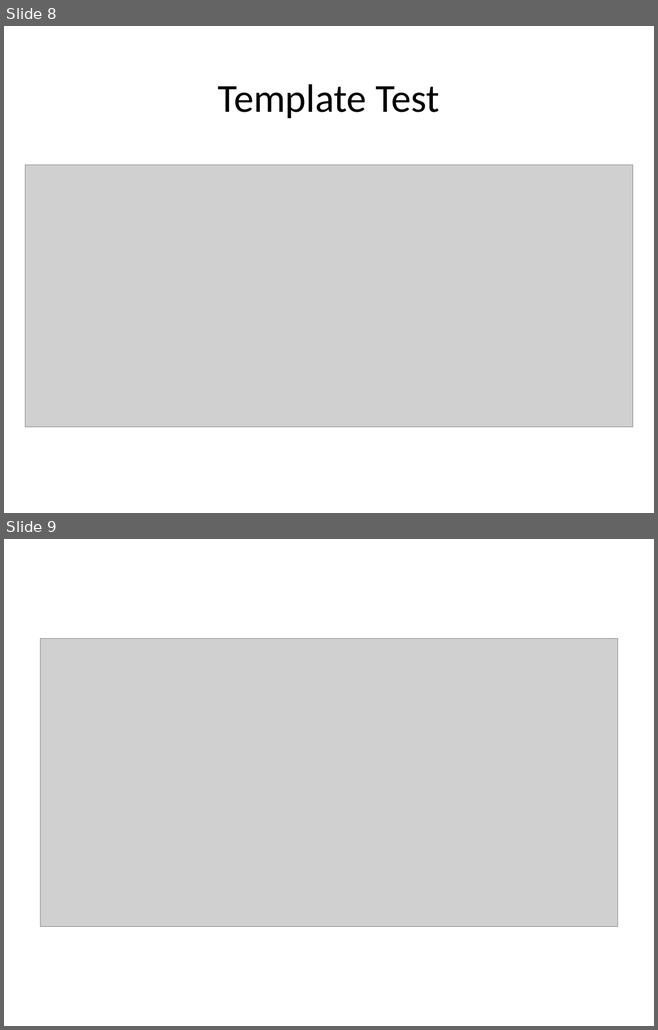
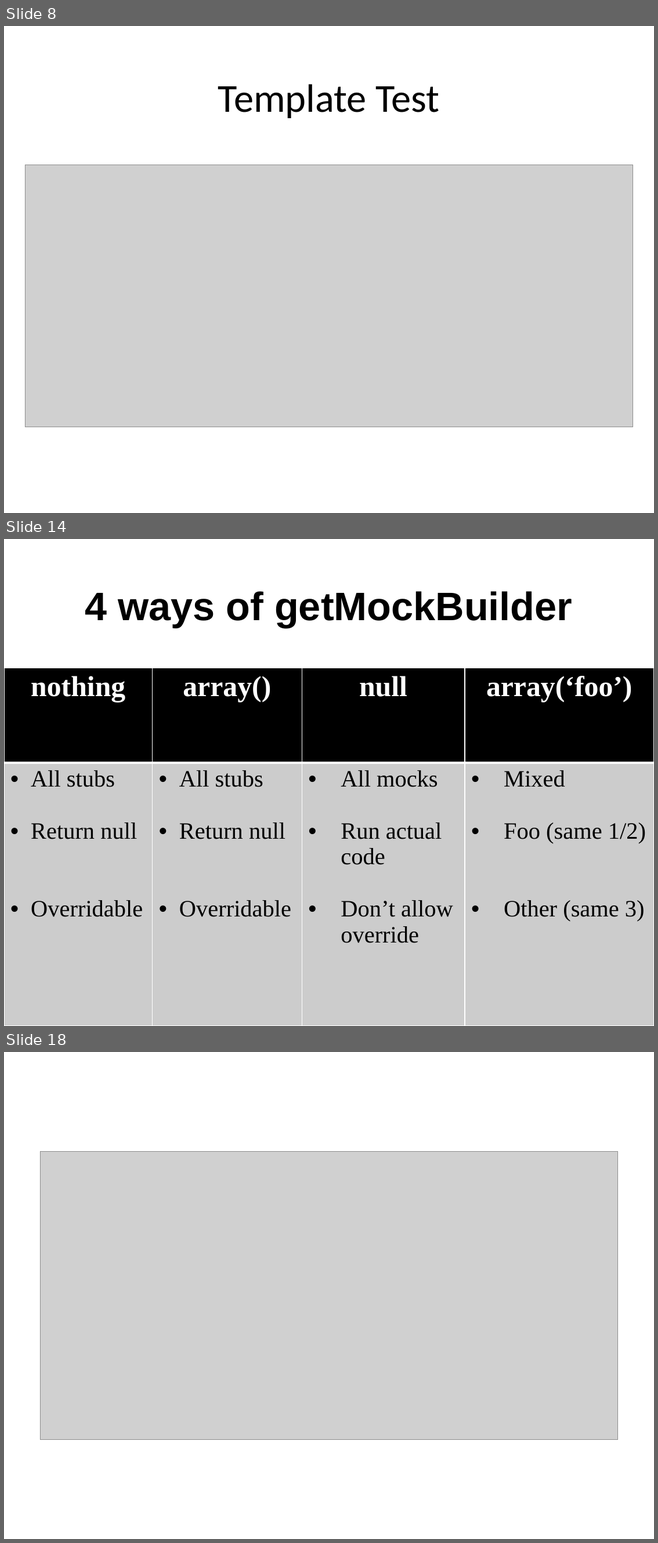
Before and after one commit to sonvq/phpunittraining, a slide deck: demo/Demo.pptx. Shown one above the other, each under a label of ours: slides 8 and 9 before the commit, slides 8, 14 and 18 after it; the slides between them are not shown. The pictures are 658x1030 and 658x1543 pixels, drawn with LibreOffice and Linux fonts; fonts in the diff are those of the drawing; grey boxes stand for pictures; background and template pictures are left out. Boxes give left, top, right and bottom in pixels: in the first picture for what was removed or moved away, otherwise in the second. Text is boxed around its words. In the diff, an @@ line names an element or a change of style, - is before the commit and + after.

```diff
--- a/demo/Demo.pptx
+++ b/demo/Demo.pptx
@@ slide 14 added at (x1=4, y1=539, x2=654, y2=1026), background picture (left out) @@
@@ title added at (x1=85, y1=591, x2=572, y2=628), 44 pt, text #000000, bold @@
+4 ways of getMockBuilder
@@ table added at (x1=4, y1=668, x2=654, y2=1026), 2 rows, 4 columns @@
+nothing | array() | null | array(‘foo’)
+All stubs / Return null / Overridable | All stubs / Return null / Overridable | All mocks / Run actual code / Don’t allow override | Mixed / Foo (same 1/2) / Other (same 3)
@@ what was slide 9 is now slide 18 @@
```
Also in this commit, not shown: 1 slide changed, 8 other slides added, 8 other files.
